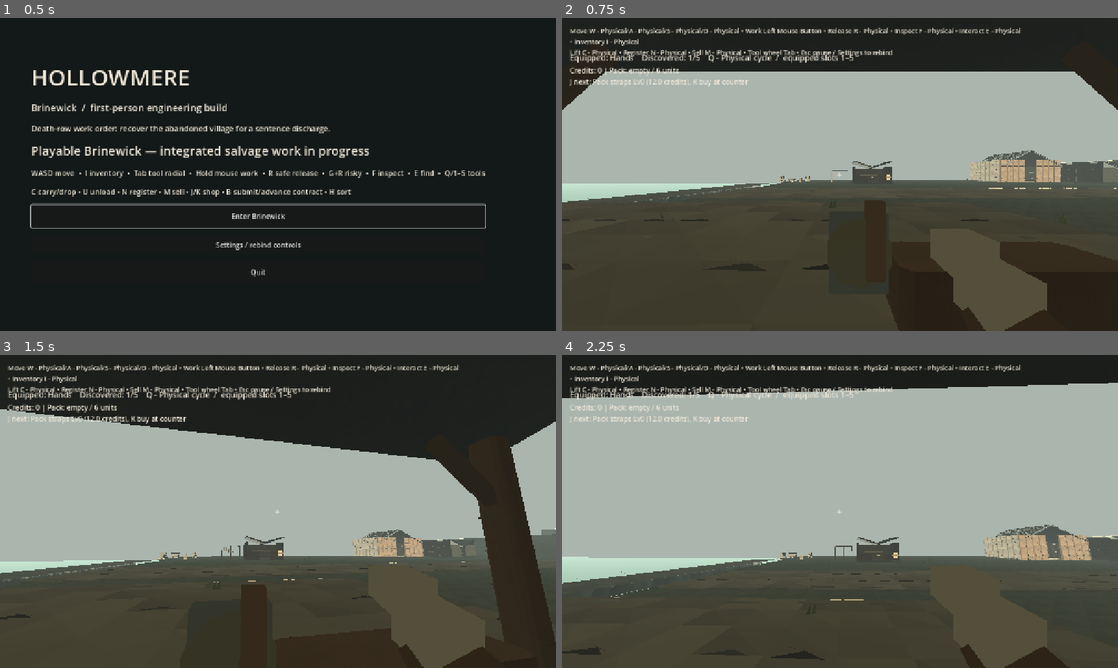
Above: before the commit, frames 1-4 (two rows, left to right).
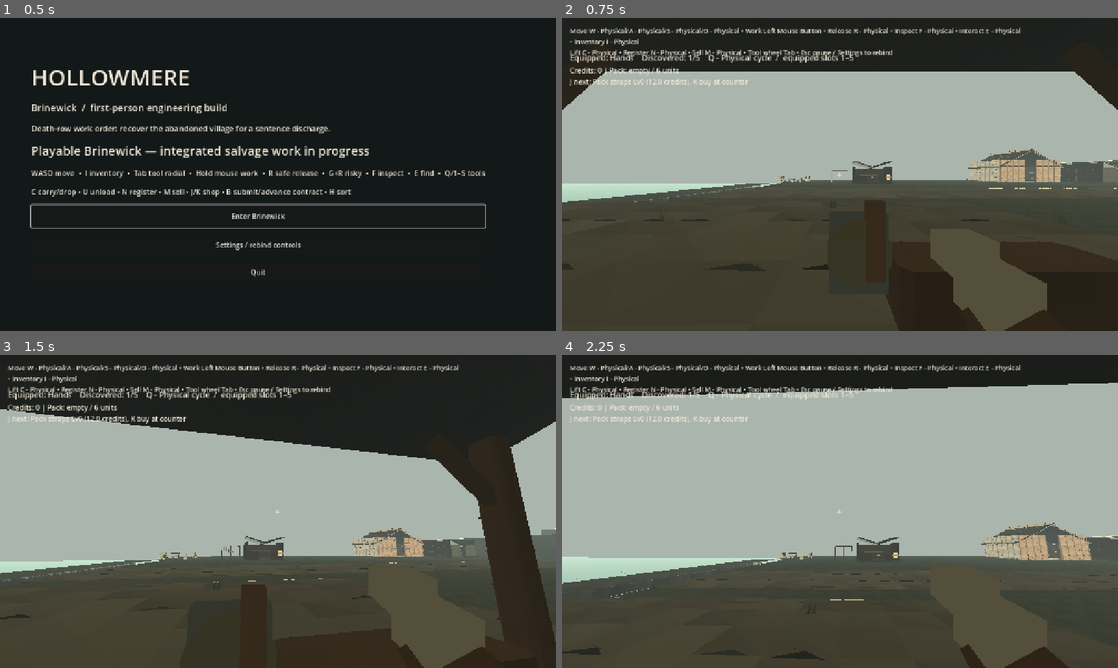
Above: after the commit, the same moments.

Repository: squwillsmith-ship-it/Hollowmere-0.2
Game: Godot game, scene res://scenes/main.tscn
The game is run twice, just before and just after one commit, with the same random seed, the same clock (stepped at 60 frames per second) and the same inputs.
Inputs (mouse positions are in pixels of both pictures, inside the frame that each line leads up to):
- Up to frame 1 (0.5 s): no input
- Up to frame 2 (0.75 s): click "Enter Brinewick" at 0.5 s
- Up to frame 3 (1.5 s): tap Enter at 1.25 s; move the mouse to (305, 511) at 1.27 s; hold W (hm_forward) from 1.28 s (still down); hold E (hm_find_tool) from 1.28 s (still down); click (305, 511) at 1.42 s
- Up to frame 4 (2.25 s): keep holding W (hm_forward); tap Space (hm_jump) at 1.52 s; move the mouse to (812, 511) at 2.02 s; release E (hm_find_tool) at 2.03 s; tap F (hm_inspect) at 2.1 s

Frame 1 is identical in both runs. In frame 2, 0.1% of the frame differs, in the area x 73-91%, y 41-50%; in frame 3, less than 0.1%; in frame 4, 0.2%, in the area x 75-96%, y 53-61%.

Commit message:
feat(g2): first cottage and warehouse part-owned faceted hero architecture with manual teardown save test

Diff:
--- a/game/scripts/world/hm_brinewick_sites.gd
+++ b/game/scripts/world/hm_brinewick_sites.gd
@@ -112,6 +112,15 @@
 	extra.build(installation_nodes)
 	set_meta("phase_c_dressed_parts", extra.treated_parts)
 
+	# G2 production hero pass: distinctive low-poly, noncolliding detail
+	# owned by the original cottage and warehouse HMInspectTarget bodies.
+	# The original saved IDs and authoritative colliders remain untouched.
+	var hero := HMHeroBuildingArtG2.new()
+	hero.name = "G2PartOwnedHeroArchitecture"
+	add_child(hero)
+	hero.build(cottage,installation_nodes)
+	set_meta("g2_hero_owned_meshes",hero.batched_meshes)
+
 	# World discoveries and narrative cues reference existing site markers.
 	for data: Variant in parsed.get("world_discoveries", []):
 		if not (data is Dictionary) or not sites.has(String(data.get("site_id", ""))):
--- /dev/null
+++ b/game/scripts/world/hm_hero_building_art_g2.gd
@@ -0,0 +1,153 @@
+class_name HMHeroBuildingArtG2
+extends Node3D
+## G2 hero architecture: individually owned, part-state-aware authored facets.
+## This is render-only detail on EXISTING HMInspectTarget parts. Never adds an
+## independent salvage ID, collision proxy, output or automatic work action.
+const OAK: Color = Color("685541")
+const WEATHERED: Color = Color("786754")
+const IRON: Color = Color("414540")
+var cottage_owners: int = 0
+var warehouse_owners: int = 0
+var batched_meshes: int = 0
+
+func build(cottage: Node3D, installations: Dictionary) -> void:
+	if batched_meshes > 0:
+		return
+	if cottage != null:
+		for candidate: Node in cottage.get_children():
+			if not (candidate is HMInspectTarget):
+				continue
+			var part := candidate as HMInspectTarget
+			if part.part_id == "fixture/house/front_infill":
+				_facade(part)
+			elif part.part_id == "fixture/house/beam":
+				_interior(part)
+	for key: String in ["district/old_warehouse","district/expanded_warehouse"]:
+		var group: Node3D = installations.get(key,null) as Node3D
+		if group == null:
+			continue
+		for candidate: Node in group.get_children():
+			if not (candidate is HMInspectTarget):
+				continue
+			var part := candidate as HMInspectTarget
+			var collider := part.get_node_or_null("CollisionShape3D") as CollisionShape3D
+			if collider == null or not (collider.shape is BoxShape3D):
+				continue
+			var bounds: Vector3 = (collider.shape as BoxShape3D).size
+			if part.name.begins_with("BackFrame"):
+				_warehouse_bent(part,bounds)
+			elif part.name.begins_with("RoofLeft") or part.name.begins_with("RoofRight"):
+				_warehouse_slate_edge(part,bounds)
+
+func _facade(part: HMInspectTarget) -> void:
+	# Form a distinctive half-timber/gable hierarchy without covering door
+	# or window apertures. All members vanish on front-infill release.
+	var st := _begin()
+	for x: float in [-2.25,2.25]:
+		_beam(st,Vector3(x,0.38,2.30),Vector3(x,2.77,2.30),0.18,0.16,OAK)
+	for x: float in [-0.53,0.53]:
+		_beam(st,Vector3(x,0.48,2.31),Vector3(x,2.59,2.31),0.10,0.10,WEATHERED)
+	_beam(st,Vector3(-2.36,2.78,2.31),Vector3(2.36,2.78,2.31),0.16,0.16,OAK)
+	_beam(st,Vector3(-2.34,2.80,2.31),Vector3(0,4.08,2.31),0.17,0.15,OAK)
+	_beam(st,Vector3(0,4.08,2.31),Vector3(2.34,2.80,2.31),0.17,0.15,OAK)
+	_beam(st,Vector3(0,2.79,2.32),Vector3(0,3.92,2.32),0.11,0.11,WEATHERED)
+	_beam(st,Vector3(-0.63,2.46,2.32),Vector3(0.63,2.46,2.32),0.14,0.12,OAK)
+	for x: float in [-2.22,2.22]:
+		_beam(st,Vector3(x,2.77,2.46),Vector3(x,2.77,2.30),0.06,0.075,IRON)
+	_finish(part,st,"G2OwnerFrontGable",Vector3.ONE)
+	cottage_owners += 1
+
+func _interior(part: HMInspectTarget) -> void:
+	# Small pitched ceiling and collar joinery, all owned by ridge/tie ID.
+	var st := _begin()
+	for x: float in [-1.52,1.52]:
+		_beam(st,Vector3(x,3.19,-2.02),Vector3(x,3.19,2.02),0.19,0.17,OAK)
+		for z: float in [-1.96,1.96]:
+			_beam(st,Vector3(x,3.18,z),Vector3(x*0.70,3.75,z),0.13,0.12,WEATHERED)
+	_beam(st,Vector3(-2.27,2.76,0),Vector3(2.27,2.76,0),0.18,0.15,OAK)
+	_finish(part,st,"G2OwnerInternalCollars",Vector3.ONE)
+	cottage_owners += 1
+
+func _warehouse_bent(part: HMInspectTarget,bounds: Vector3) -> void:
+	# Authored per existing bay: a timber skeleton and joined knee braces.
+	# Normalized geometry scales to the pre-existing collision envelope.
+	var st := _begin()
+	for signum: float in [-1.0,1.0]:
+		_beam(st,Vector3(signum*0.43,-0.46,0.035),
+			Vector3(signum*0.43,0.46,0.035),0.09,0.55,OAK)
+		_beam(st,Vector3(signum*0.43,0.39,0.04),
+			Vector3(signum*0.13,0.16,0.04),0.075,0.44,WEATHERED)
+		_beam(st,Vector3(signum*0.43,-0.40,0.04),
+			Vector3(signum*0.18,-0.20,0.04),0.07,0.40,WEATHERED)
+		_beam(st,Vector3(signum*0.43,0.36,0.24),
+			Vector3(signum*0.43,0.47,0.24),0.045,0.21,IRON)
+	_beam(st,Vector3(-0.47,0.44,0.035),Vector3(0.47,0.44,0.035),0.095,0.55,OAK)
+	_finish(part,st,"G2OwnerWarehouseBent",bounds)
+	warehouse_owners += 1
+
+func _warehouse_slate_edge(part: HMInspectTarget,bounds: Vector3) -> void:
+	# Under-slate purlin ends are stripped with their own roof course,
+	# rather than persisting as floating decorative braces.
+	var st := _begin()
+	_beam(st,Vector3(-0.49,0.35,-0.43),Vector3(0.49,0.35,-0.43),0.15,0.60,WEATHERED)
+	_beam(st,Vector3(-0.49,0.34,0.43),Vector3(0.49,0.34,0.43),0.11,0.50,OAK)
+	for x: float in [-0.42,0.42]:
+		_beam(st,Vector3(x,-0.17,-0.43),Vector3(x,-0.17,0.43),0.10,0.40,OAK)
+	_finish(part,st,"G2OwnerRoofUnderlay",bounds)
+	warehouse_owners += 1
+
+func _begin() -> SurfaceTool:
+	var st := SurfaceTool.new()
+	st.begin(Mesh.PRIMITIVE_TRIANGLES)
+	return st
+
+func _finish(owner_part: HMInspectTarget,st: SurfaceTool,label: String,scale_by: Vector3) -> void:
+	var visual := MeshInstance3D.new()
+	visual.name = label
+	visual.mesh = st.commit()
+	visual.scale = scale_by
+	var mat := StandardMaterial3D.new()
+	mat.vertex_color_use_as_albedo = true
+	mat.roughness = 0.95
+	mat.cull_mode = BaseMaterial3D.CULL_DISABLED
+	visual.material_override = mat
+	visual.set_meta("g2_owner_part_id",owner_part.part_id)
+	visual.set_meta("noncolliding_visual_only",true)
+	owner_part.add_child(visual)
+	batched_meshes += 1
+
+func _beam(st: SurfaceTool,a: Vector3,b: Vector3,width: float,
+		depth: float,tint: Color) -> void:
+	var axis: Vector3 = (b-a).normalized()
+	if axis.is_zero_approx():
+		return
+	var guide: Vector3 = Vector3.FORWARD if absf(axis.dot(Vector3.FORWARD)) < 0.9 else Vector3.RIGHT
+	var tangent: Vector3 = axis.cross(guide).normalized()
+	var binormal: Vector3 = tangent.cross(axis).normalized()
+	var middle: Vector3 = (a+b)*0.5
+	var half_length: float = (b-a).length()*0.5
+	var hw: float = width*0.5
+	var hd: float = depth*0.5
+	var v: Array[Vector3] = []
+	for corner: Vector3 in [
+		Vector3(-hw,-half_length,-hd),Vector3(hw,-half_length,-hd),
+		Vector3(hw,half_length,-hd),Vector3(-hw,half_length,-hd),
+		Vector3(-hw,-half_length,hd),Vector3(hw,-half_length,hd),
+		Vector3(hw,half_length,hd),Vector3(-hw,half_length,hd)]:
+		v.append(middle+tangent*corner.x+axis*corner.y+binormal*corner.z)
+	var faces: Array[PackedInt32Array] = [
+		PackedInt32Array([0,1,2,3]),PackedInt32Array([5,4,7,6]),
+		PackedInt32Array([4,0,3,7]),PackedInt32Array([1,5,6,2]),
+		PackedInt32Array([3,2,6,7]),PackedInt32Array([4,5,1,0])]
+	for i: int in range(faces.size()):
+		var face: PackedInt32Array = faces[i]
+		var shade: Color = tint*(0.81+0.037*float(i))
+		_triangle(st,v[face[0]],v[face[1]],v[face[2]],shade)
+		_triangle(st,v[face[0]],v[face[2]],v[face[3]],shade.darkened(0.038))
+
+func _triangle(st: SurfaceTool,a: Vector3,b: Vector3,c: Vector3,tint: Color) -> void:
+	var n: Vector3 = (b-a).cross(c-a).normalized()
+	for point: Vector3 in [a,b,c]:
+		st.set_normal(n)
+		st.set_color(tint)
+		st.add_vertex(point)
--- /dev/null
+++ b/game/tests/test_g2_hero_architecture.gd
@@ -0,0 +1,97 @@
+extends SceneTree
+## G2 part-ownership and real catalogue-based manual work/release validation.
+## Not a human manual GUI traversal or owner final art acceptance.
+var errors: Array[String] = []
+func _initialize() -> void:
+	call_deferred("_run")
+func demand(ok: bool,label: String) -> void:
+	if not ok:
+		errors.append(label)
+		push_error("G2_HERO: "+label)
+func _run() -> void:
+	var cat := HMCatalog.new()
+	demand(cat.load_all(),"Authoritative salvage catalogue loads")
+	var stage := HMBrinewickBlockout.new()
+	stage.spawn_exploration_player = false
+	root.add_child(stage)
+	for tick: int in range(5):
+		await physics_frame
+	var district := stage.district_sites
+	var hero: HMHeroBuildingArtG2 = district.get_node_or_null("G2PartOwnedHeroArchitecture") as HMHeroBuildingArtG2
+	demand(hero != null,"G2 hero renderer installed on live settlement")
+	if hero == null:
+		quit(1)
+		return
+	demand(hero.cottage_owners == 2,"G2 front gable and joist details owned by two cottage targets")
+	demand(hero.warehouse_owners >= 40,"G2 braces and roof ribs on original and expanded warehouses")
+	demand(hero.batched_meshes == hero.cottage_owners+hero.warehouse_owners,"Each detail is one batched owner mesh")
+	var lifecycle := HMPartLifecycle.new()
+	stage.add_child(lifecycle)
+	lifecycle.bind_stage(stage)
+	demand(lifecycle.installed.size() == 345,"G2 did not introduce or lose dismantling part IDs")
+	for expected_id: String in ["fixture/house/front_infill","fixture/house/beam",
+		"village/04/old_warehouse/back_frame","village/04/old_warehouse/roof_left"]:
+		demand(lifecycle.installed.has(expected_id),"Hero detail has saved target "+expected_id)
+		if not lifecycle.installed.has(expected_id):
+			continue
+		var part: HMInspectTarget = lifecycle.installed[expected_id]
+		var count: int = 0
+		for child: Node in part.get_children():
+			if child is MeshInstance3D and child.has_meta("g2_owner_part_id"):
+				count += 1
+				demand(String(child.get_meta("g2_owner_part_id")) == expected_id,
+					"Decorative facet sits inside authoritative owner "+expected_id)
+		demand(count == 1,"One batched G2 mesh for "+expected_id)
+	var state: Dictionary = HMSaveState.fresh(cat)
+	for tool: String in ["claw_hammer","crowbar","pickaxe","saw"]:
+		var found: Dictionary = HMTransactions.apply(cat,state,{"transaction_id":"g2/tool/"+tool,
+			"op":"find_tool","tool_id":tool,"source":"world_discovery","user_initiated":true})
+		demand(bool(found.get("ok",false)),"Player finds existing tool "+tool)
+		if bool(found.get("ok",false)):
+			state = found["state"]
+	# Use the exact existing cottage dependency order, performing real manually
+	# initiated work/release events, not a synthetic visibility-only snapshot.
+	var manifest: Dictionary = HMBuildingPrefab.read_manifest("res://data/v1/buildings/cottage_working_01.json")
+	for row: Variant in manifest["parts"]:
+		var part_id: String = String(row["id"])
+		var authored: Dictionary = cat.by_part_id(part_id)
+		var worked: Dictionary = HMTransactions.apply(cat,state,{
+			"transaction_id":"g2/work/"+part_id,"op":"partial_work","user_initiated":true,
+			"part_id":part_id,"cycles":int(authored["work_units"])})
+		demand(bool(worked.get("ok",false)),"Existing player work transaction "+part_id)
+		if not bool(worked.get("ok",false)):
+			continue
+		state=worked["state"]
+		var released: Dictionary = HMTransactions.apply(cat,state,{
+			"transaction_id":"g2/release/"+part_id,"op":"release","user_initiated":true,
+			"part_id":part_id,"access_aids":authored.get("requires_access_aids",[]),
+			"spawn_origin":[-7.5,0.7,-4.0]})
+		demand(bool(released.get("ok",false)),"Existing player part release "+part_id)
+		if bool(released.get("ok",false)):
+			state=released["state"]
+	lifecycle.reconcile(state)
+	for id: String in ["fixture/house/front_infill","fixture/house/beam"]:
+		demand(not (lifecycle.installed[id] as HMInspectTarget).visible,
+			"Removed original part hides G2 child detail "+id)
+	demand(HMSaveState.validate(cat,state).is_empty(),"G2 mesh additions preserve save schema")
+	var store := HMSaveStore.new()
+	demand(store.open_slot(cat,"g2_hero_architecture"),"G2 save slot opens")
+	store.state = state.duplicate(true)
+	demand(store.save_now(),"Real removal state written to disk")
+	var cold := HMSaveStore.new()
+	demand(cold.open_slot(cat,"g2_hero_architecture"),"Cold reload of G2 changed building state")
+	lifecycle.reconcile(cold.snapshot())
+	demand(not (lifecycle.installed["fixture/house/front_infill"] as HMInspectTarget).visible,
+		"Cold load retains disappearance of front owned visual")
+	for suffix: String in ["",".previous",".writing"]:
+		var save_path: String = ProjectSettings.globalize_path(
+			HMSaveStore.SAVE_DIRECTORY.path_join("g2_hero_architecture.hmsave.json"+suffix))
+		if FileAccess.file_exists(save_path):
+			DirAccess.remove_absolute(save_path)
+	stage.queue_free()
+	await process_frame
+	if errors.is_empty():
+		print("HOLLOWMERE_G2_HERO_OWNERSHIP_OK")
+		quit(0)
+	else:
+		quit(1)
Not shown, added: docs/G2-HERO-ARCHITECTURE.md
